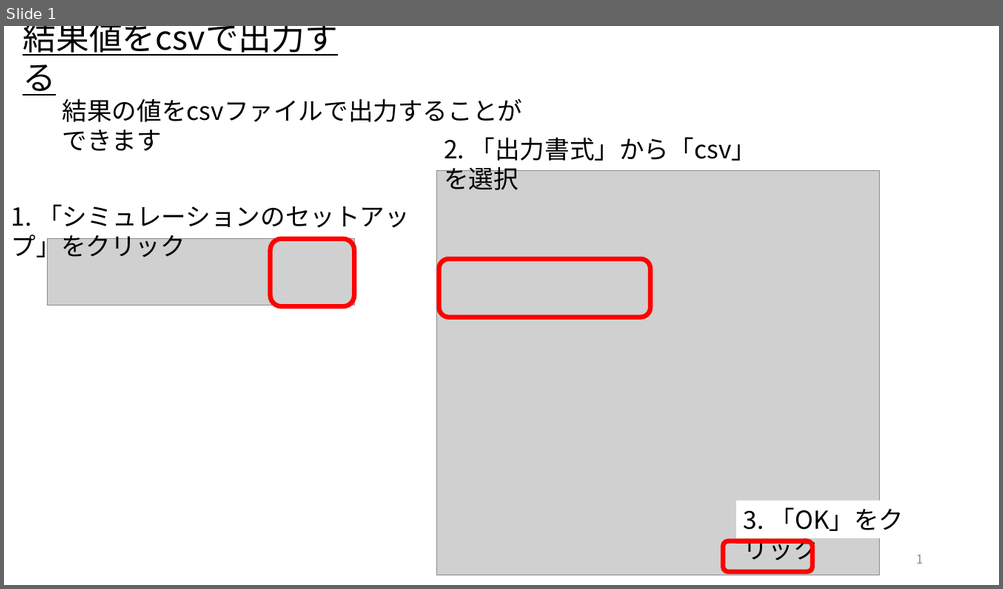
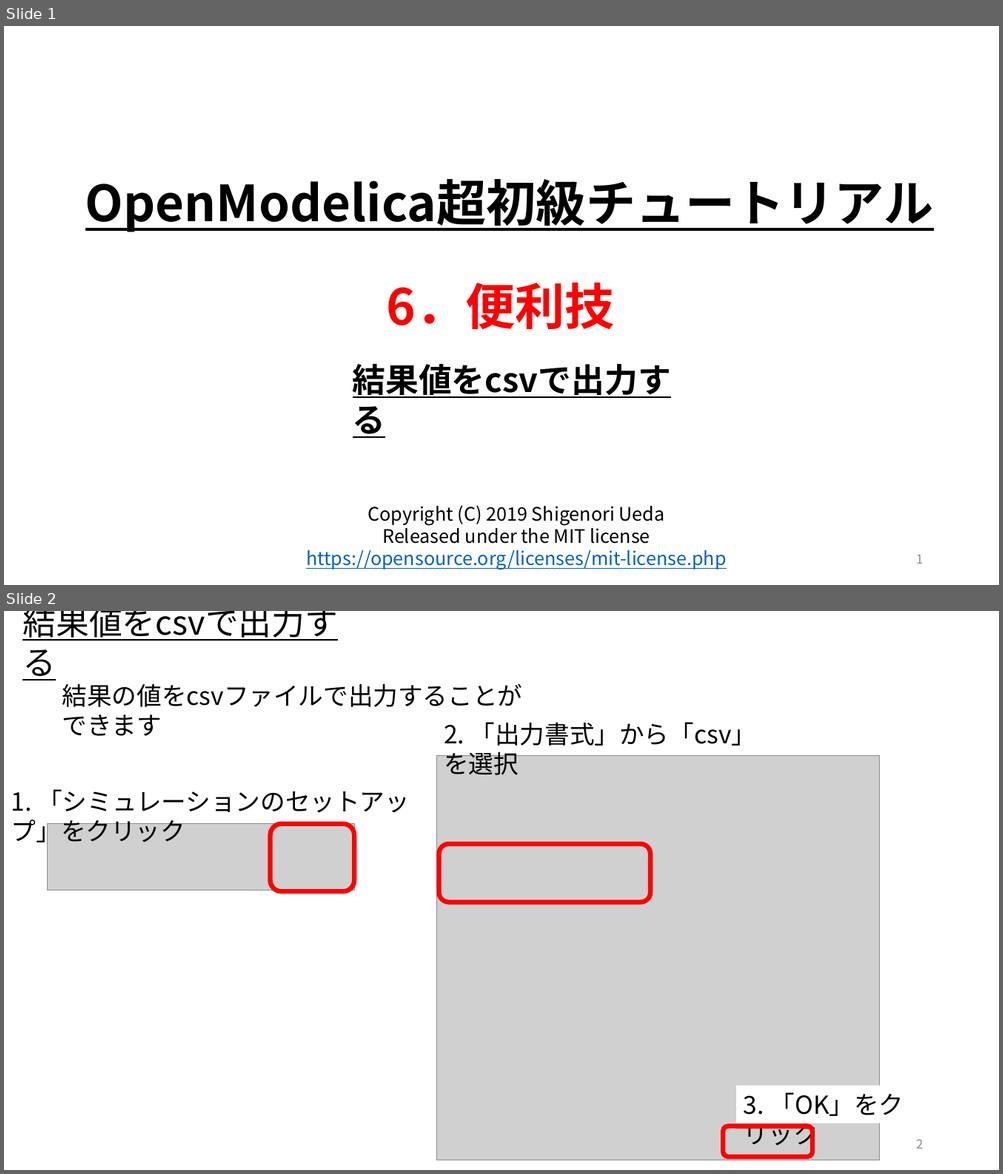
Before and after one commit to UedaShigenori/OpenModelica_Tutorials_Ja, a slide deck: 6_Tips/02_ExportCSV/ExportCSV.pptx. Shown one above the other, each under a label of ours: slide 1 before the commit, slides 1 and 2 after it. The pictures are 1003x589 and 1003x1174 pixels, drawn with LibreOffice and Linux fonts; fonts in the diff are those of the drawing; grey boxes stand for pictures. Boxes give left, top, right and bottom in pixels: in the first picture for what was removed or moved away, otherwise in the second. Text is boxed around its words. In the diff, an @@ line names an element or a change of style, - is before the commit and + after.

```diff
--- a/6_Tips/02_ExportCSV/ExportCSV.pptx
+++ b/6_Tips/02_ExportCSV/ExportCSV.pptx
@@ slide 1 added at [4, 26, 999, 585], background #FFFFFF @@
@@ text added at [85, 179, 933, 232], 48 pt, text #000000, bold, underline @@
+OpenModelica超初級チュートリアル
@@ text added at [387, 283, 614, 329], 48 pt, text #FF0000, bold @@
+6．便利技
@@ text added at [353, 364, 671, 398], 32 pt, text #000000, bold, underline @@
+結果値をcsvで出力する
@@ text added at [306, 506, 726, 570], 18 pt, text #000000 @@
+Copyright (C) 2019 Shigenori Ueda
+Released under the MIT license
+https://opensource.org/licenses/mit-license.php
@@ page number added at [916, 555, 922, 564], 12 pt, text #8C8C8C @@
+1
@@ what was slide 1 is now slide 2 @@
@@ page number at [916, 1139, 922, 1149]: text changed @@
-1
+2
```
Also in this commit, not shown: 2 other files.
